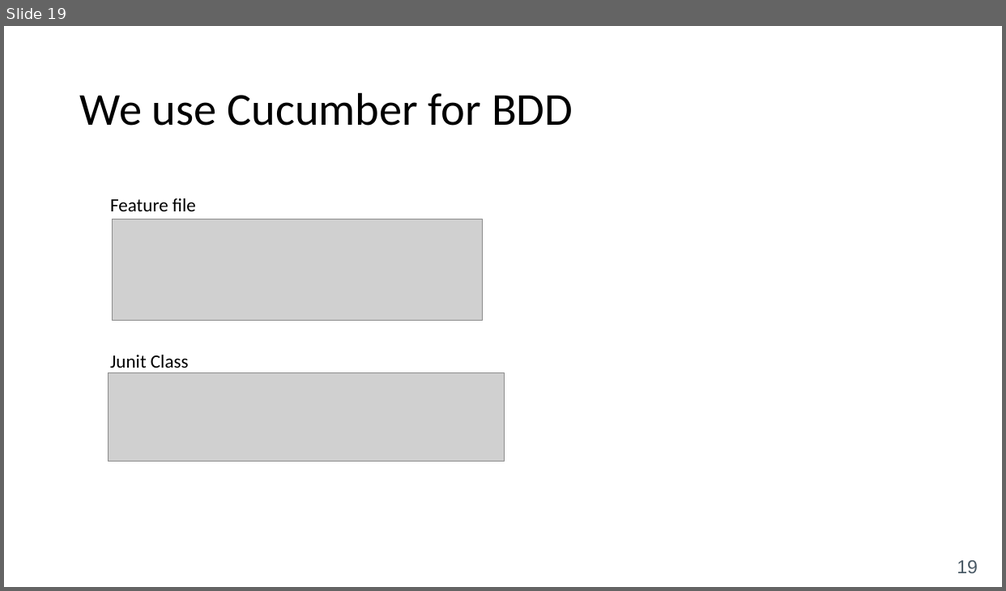
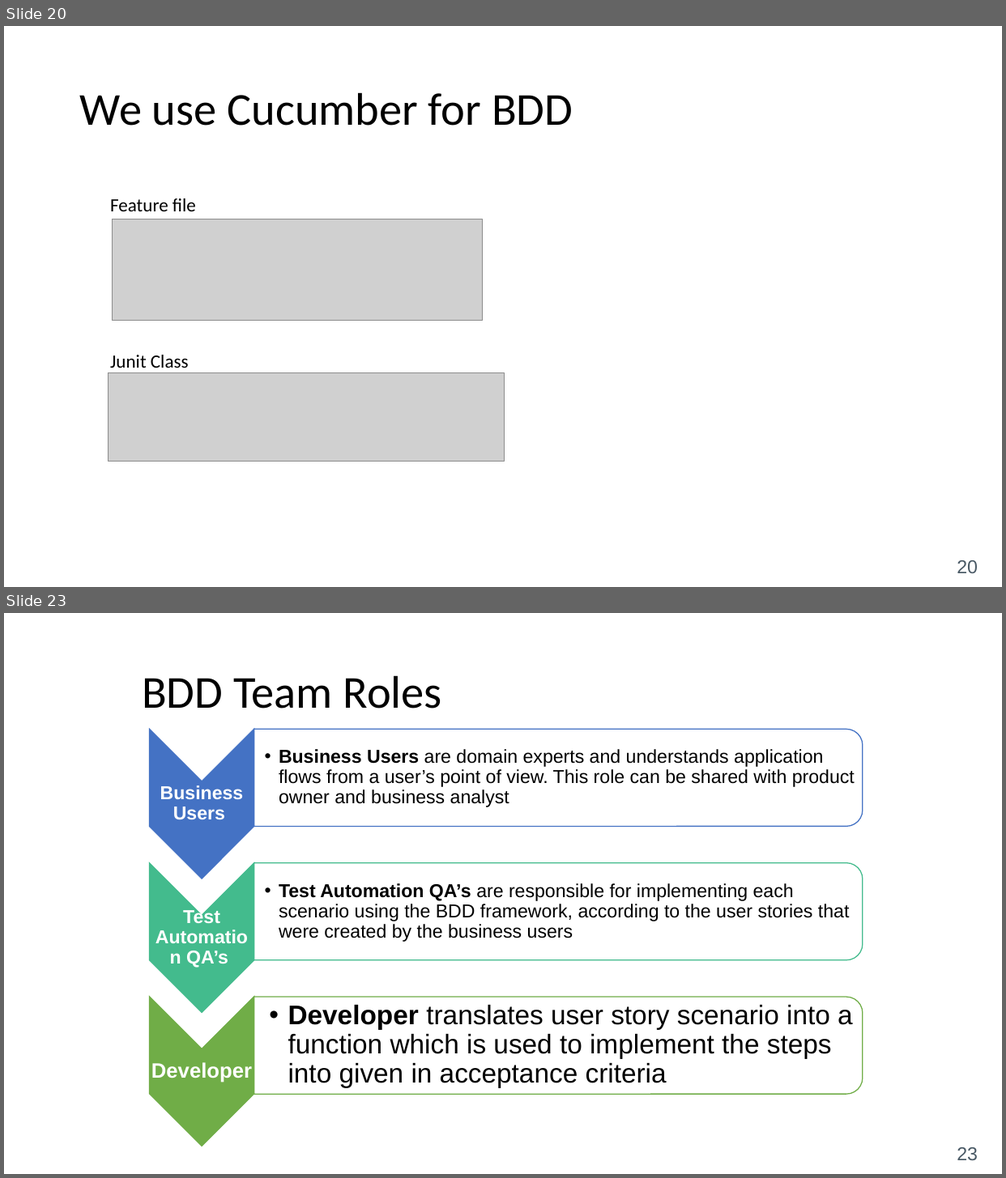
Before and after one commit to mostafarastgar/mockito-project, a slide deck: TDD_BDD Introduction.pptx. Shown one above the other, each under a label of ours: slide 19 before the commit, slides 20 and 23 after it; the slides between them are not shown. The pictures are 1006x591 and 1006x1178 pixels, drawn with LibreOffice and Linux fonts; fonts in the diff are those of the drawing; grey boxes stand for pictures. Boxes give left, top, right and bottom in pixels: in the first picture for what was removed or moved away, otherwise in the second. Text is boxed around its words. In the diff, an @@ line names an element or a change of style, - is before the commit and + after.

```diff
--- a/TDD_BDD Introduction.pptx
+++ b/TDD_BDD Introduction.pptx
@@ slide 23 added at [4, 613, 1002, 1174], background #FFFFFF; not listed: 1 template element that a slide beside it also shows @@
@@ text added at [142, 675, 442, 709], 44 pt, text #000000 @@
+BDD Team Roles
@@ group added at [149, 729, 863, 1147]: 6 texts, 3 chevrons, 3 round same rects @@
+Business Users
+  •• Business Users are domain experts and understands application flows from a user’s point of view. This role can be shared with product owner and business analyst
+Test Automation QA’s
+  •• Test Automation QA’s are responsible for implementing each scenario using the BDD framework, according to the user stories that were created by the business users
+Developer
+  •• Developer translates user story scenario into a function which is used to implement the steps into given in acceptance criteria
@@ what was slide 19 is now slide 20 @@
@@ page number at [957, 561, 978, 574]: text changed @@
-19
+20
```
Also in this commit, not shown: 2 slides changed, 3 other slides added, 2 other files.
